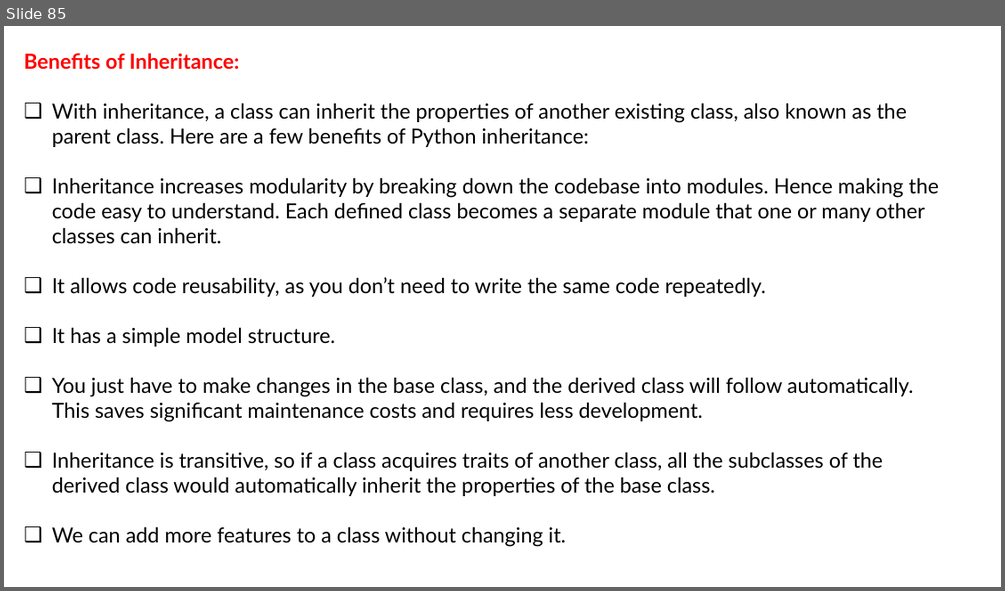
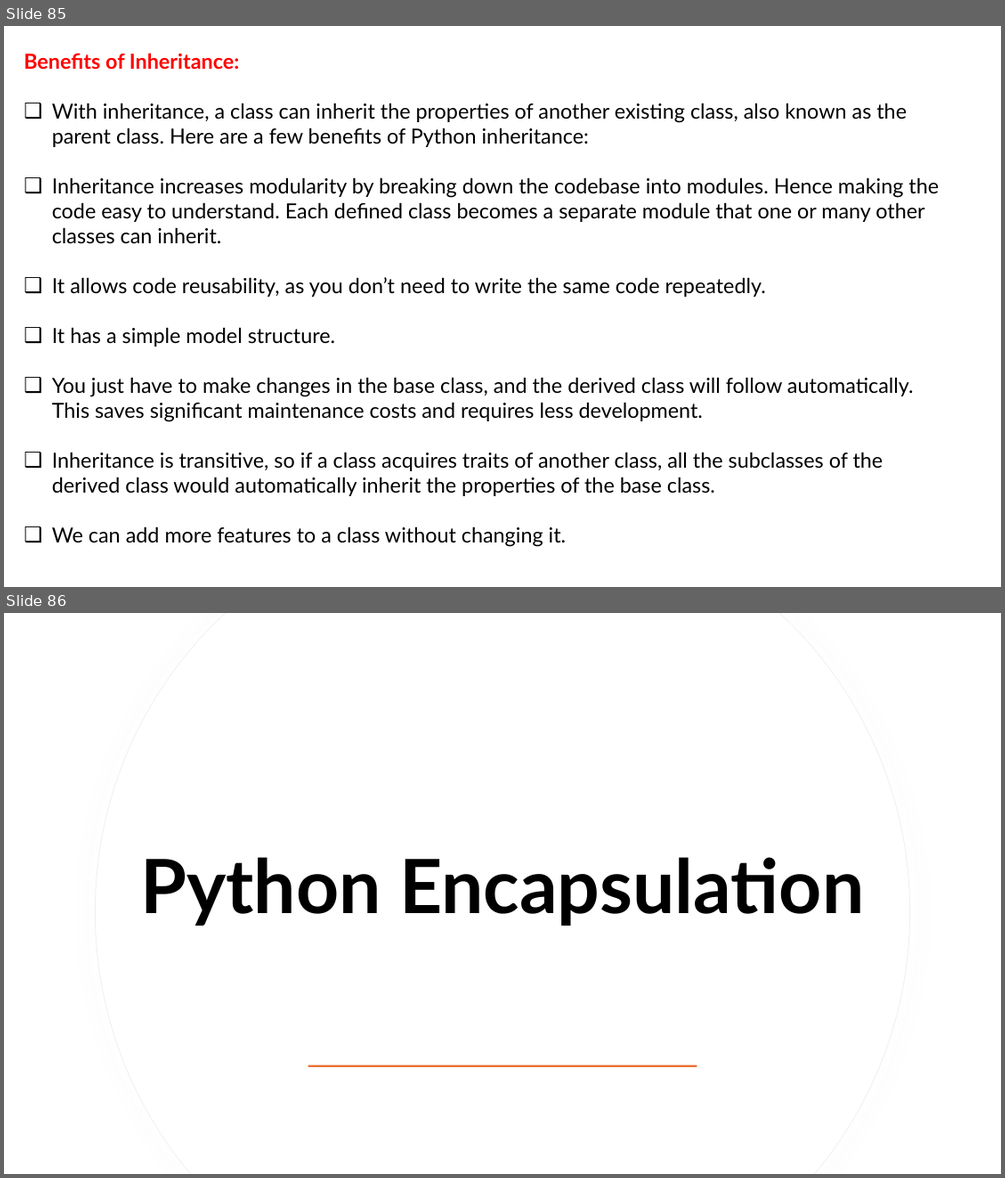
Before and after one commit to LokeshBachu/Python, a slide deck: PythonOOPS.pptx. Shown one above the other, each under a label of ours: slide 85 before the commit, slides 85 and 86 after it. The pictures are 1005x591 and 1005x1178 pixels, drawn with LibreOffice and Linux fonts; fonts in the diff are those of the drawing. Boxes give left, top, right and bottom in pixels: in the first picture for what was removed or moved away, otherwise in the second. Text is boxed around its words. In the diff, an @@ line names an element or a change of style, - is before the commit and + after.

```diff
--- a/PythonOOPS.pptx
+++ b/PythonOOPS.pptx
@@ slide 86 added at [4,613,1001,1174], background #FFFFFF @@
@@ freeform shape added at [96,613,910,1174], fill #FFFFFF, outline #EFEFEF 0.75 pt @@
@@ freeform shape added at [96,613,909,1174], fill #FFFFFF @@
@@ text added at [140,857,864,925], 72 pt, text #000000, bold @@
+Python Encapsulation
@@ rectangle added at [308,1064,697,1067], fill #E97132 @@
```
Also in this commit, not shown: 1 slide changed, 164 other slides added.
